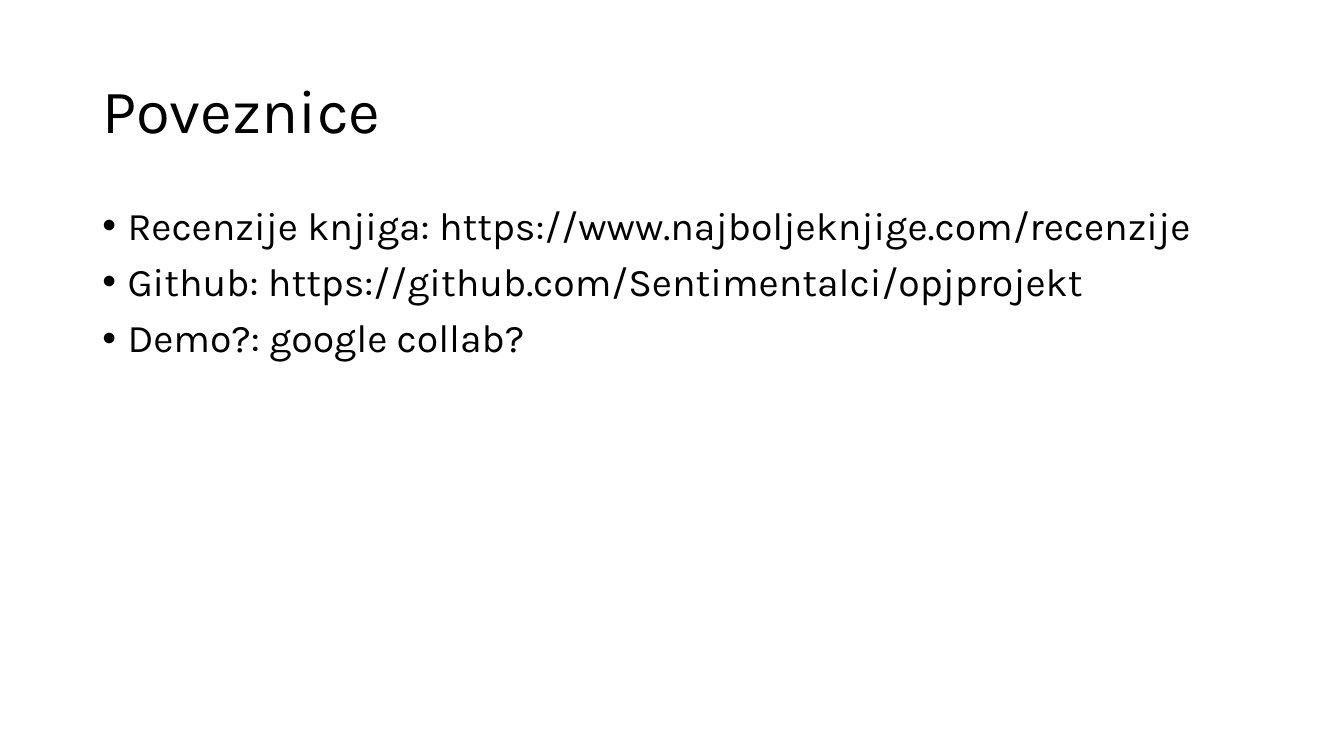
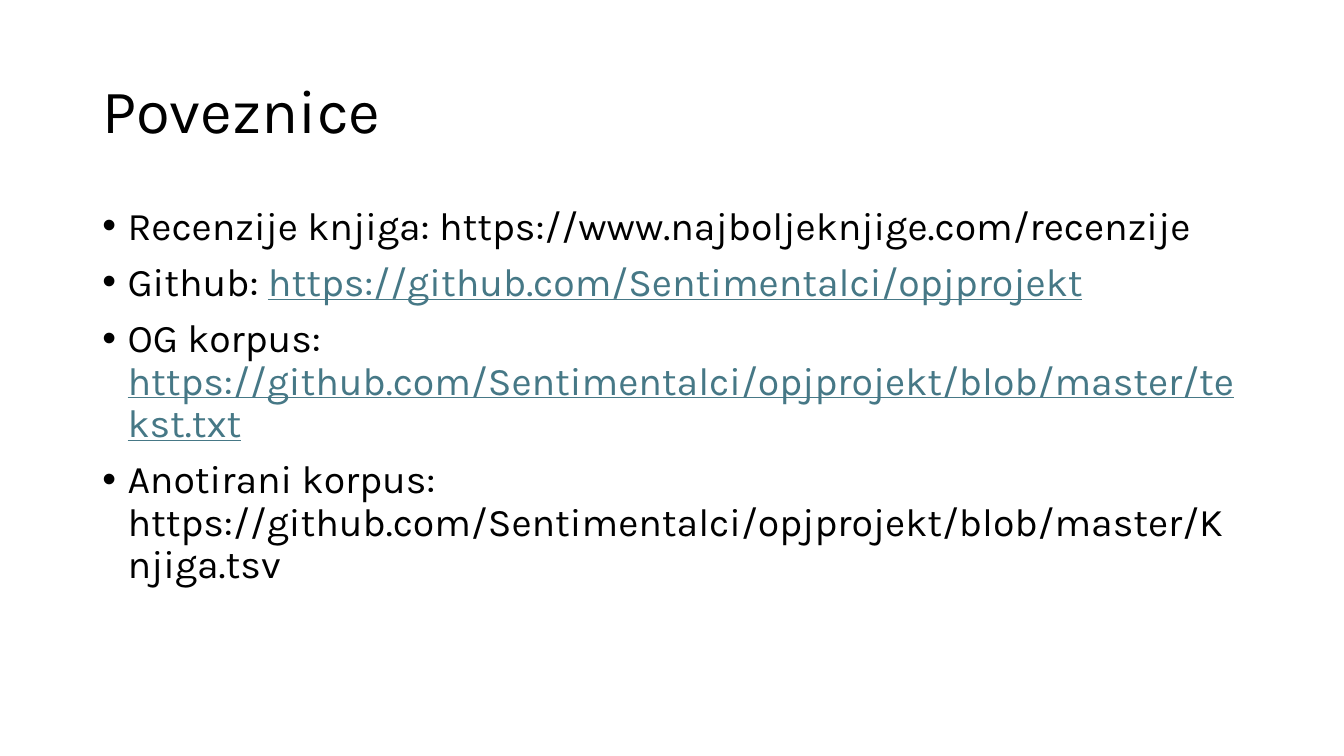
Before and after one commit to Sentimentalci/opjprojekt, a slide deck: slide 11 of SENTIMENTalci.pptx (slide 12 before the commit). Drawn at 1344x756 pixels with LibreOffice and Linux fonts; fonts in the diff are those of the drawing. Boxes give left, top, right and bottom in pixels: in the first picture for what was removed or moved away, otherwise in the second. Text is boxed around its words. In the diff, an @@ line names an element or a change of style, - is before the commit and + after.

```diff
--- a/SENTIMENTalci.pptx
+++ b/SENTIMENTalci.pptx
@@ text at bbox=[128, 267, 1083, 306]: text colour #000000 to #467886, underline on in "https://github.com/Sentimentalci/opjprojekt" @@
@@ text at bbox=[128, 325, 1235, 588]: text changed @@
-• Demo?: google collab?
+• OG korpus: https://github.com/Sentimentalci/opjprojekt/blob/master/tekst.txt
+• Anotirani korpus: https://github.com/Sentimentalci/opjprojekt/blob/master/Knjiga.tsv
```
Also in this commit, not shown: 2 other slides changed, 3 slides added, 4 slides removed, 3 other files.
